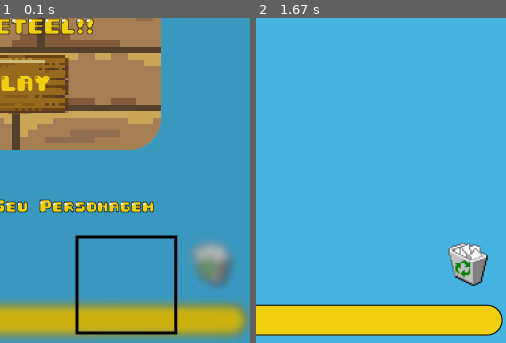
Above: before the commit, frames 1-2 (left to right).
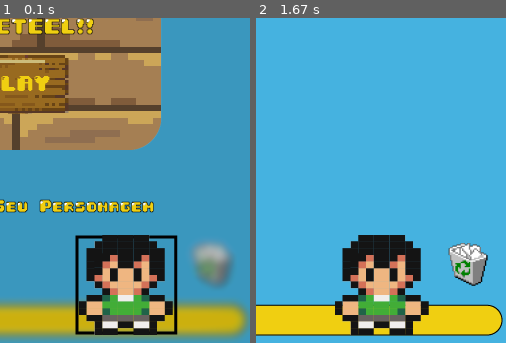
Above: after the commit, the same moments.

Repository: Victor-J-L/JOGO-PETEEL
Game: pygame game, started from esqueleto.py
Two runs of this game, one before a commit and one after it. Both use one fixed random seed, a clock stepped at 60 frames per second and the inputs below.
Inputs (mouse positions are % of the whole screen's width and height, from its top left):
- Up to frame 1 (0.1 s): no input
- Up to frame 2 (1.67 s): click (50, 50) at 0.38 s
The pictures show only the part of the screen within x 46-96%, y 40-90%; the shares and areas given below are measured in that part.

The runs differ from the first frame. In frame 1, 8.6% of the frame differs, in the area x 31-70%, y 66-98%; in frame 2, 8.8%.

Commit message:
adicionado os 2 personagens

Diff:
--- a/esqueleto.py
+++ b/esqueleto.py
@@ -39,6 +39,8 @@
 
     fundo = pygame.image.load("Imagens/Primeira Fase/fundo12desfocado.png")
 
+    #PERSONAGEM 1
+
     p1frente = pygame.image.load("Imagens/personagem/personagem1frente.png") #personagem1frente
     sp_p1frente = pygame.sprite.Sprite()
     sp_p1frente.p1frente = p1frente
@@ -47,6 +49,17 @@
     sp_p1frente.rect.bottom = 575
     sp_p1frente.rect.left = 200
     sp_p1frente.rect.right = 210
+
+    #PERSONAGEM 2
+
+    p2frente = pygame.image.load("Imagens/personagem/personagem2frente.png") #personagem2frente
+    sp_p2frente = pygame.sprite.Sprite()
+    sp_p2frente.p1frente = p2frente
+    sp_p2frente.rect = p2frente.get_rect()
+    sp_p2frente.rect.top = 400
+    sp_p2frente.rect.bottom = 575
+    sp_p2frente.rect.left = 200
+    sp_p2frente.rect.right = 405
 
     sair = False
     while sair != True:
@@ -69,6 +82,7 @@
         tela.blit(sp_paginicial.pag_inicial, sp_paginicial.rect)
         tela.blit(sp_play.botaoplay, sp_play.rect)
         tela.blit(sp_p1frente.p1frente, sp_p1frente.rect)
+        tela.blit(sp_p2frente.p1frente, sp_p2frente.rect)
 
 
         pygame.display.update()
